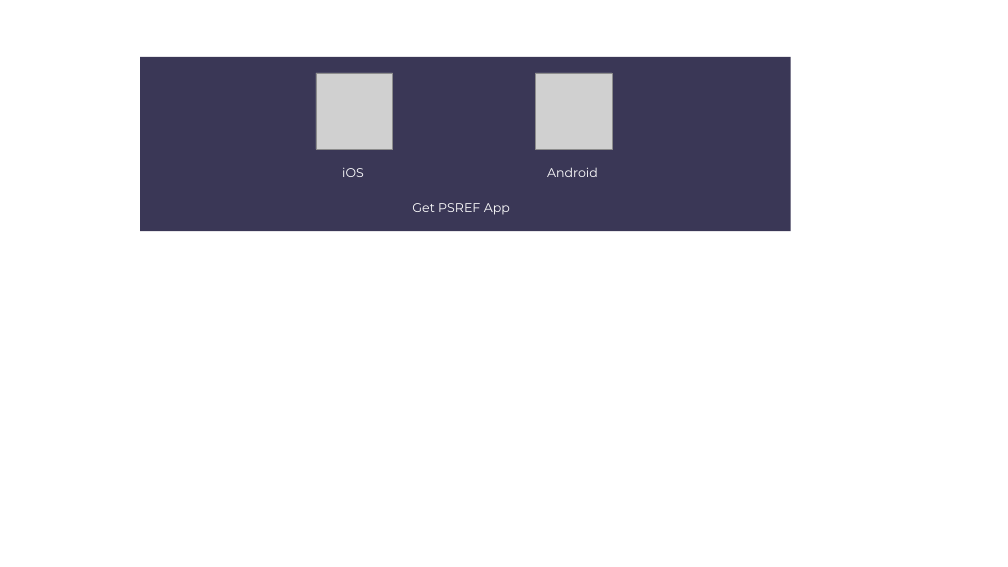
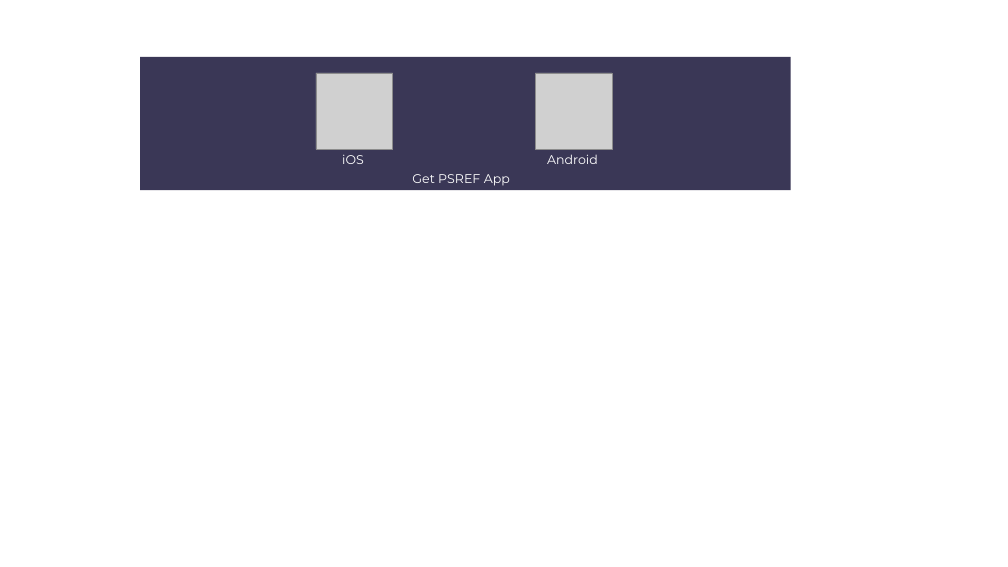
Before and after one commit to hou-yufeng/wspsref_newsletter, a slide deck: slide 3 of wspsref_newsletter.pptx. Drawn at 1008x567 pixels with LibreOffice and Linux fonts; fonts in the diff are those of the drawing; grey boxes stand for pictures. Boxes give left, top, right and bottom in pixels: in the first picture for what was removed or moved away, otherwise in the second. Text is boxed around its words. In the diff, an @@ line names an element or a change of style, - is before the commit and + after.

```diff
--- a/wspsref_newsletter.pptx
+++ b/wspsref_newsletter.pptx
@@ rectangle: place and size @@
-rectangle at [140, 57, 791, 231]
+rectangle at [140, 57, 791, 191]
@@ text "iOS": place and size @@
-text "iOS" at [342, 168, 364, 177]
+text "iOS" at [342, 155, 364, 164]
@@ text "Android": place and size @@
-text "Android" at [547, 167, 598, 177]
+text "Android" at [547, 154, 598, 164]
@@ text "Get PSREF App": place and size @@
-text "Get PSREF App" at [412, 203, 510, 215]
+text "Get PSREF App" at [412, 174, 510, 186]
```
Also in this commit, not shown: 1 other file.
